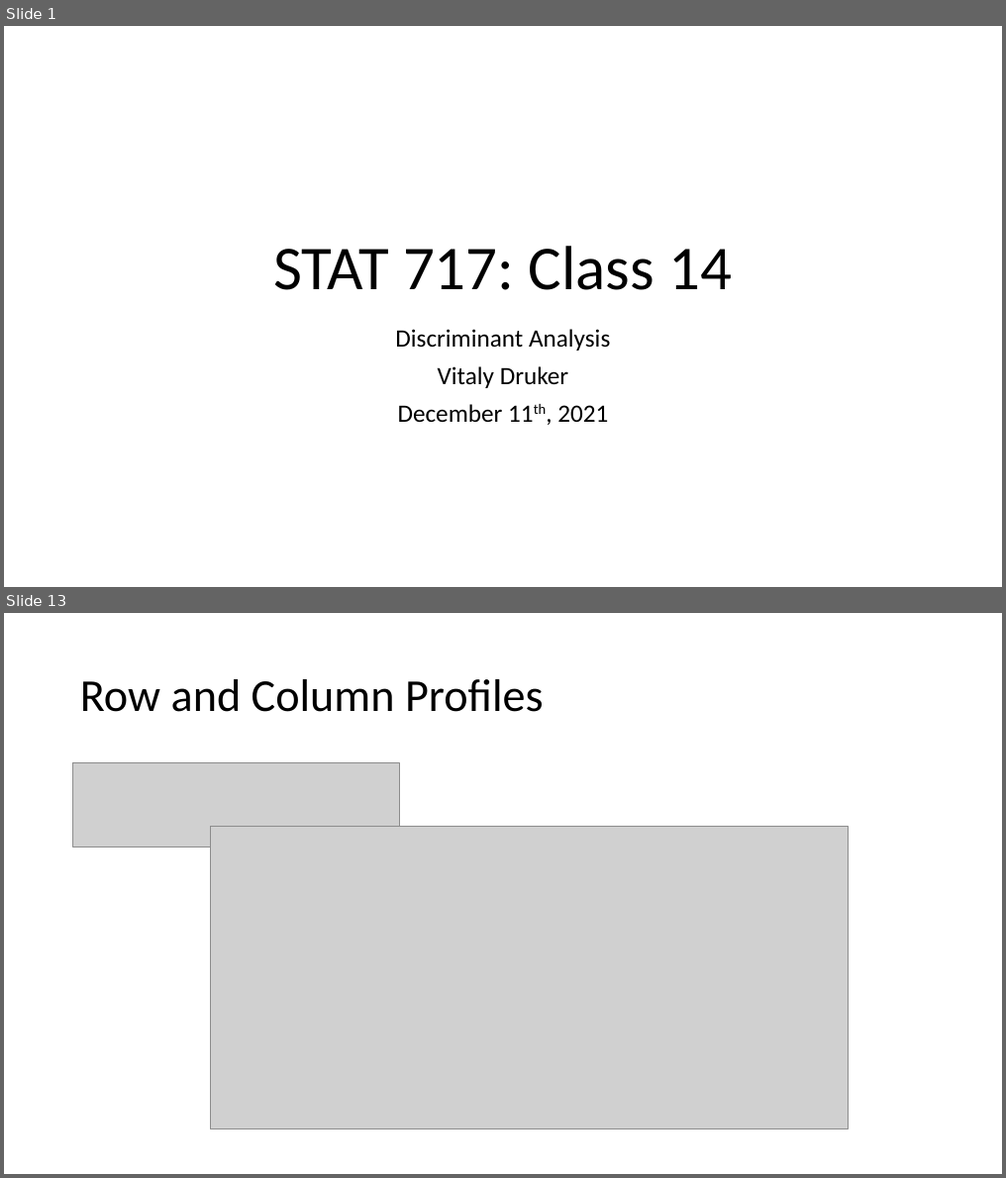
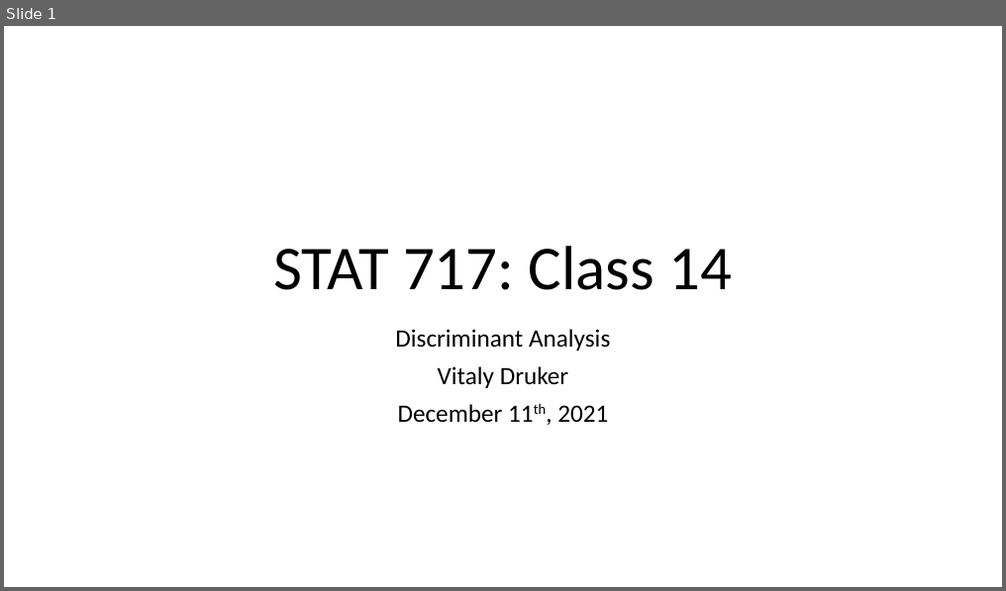
Before and after one commit to hunter-stats/stat717-class-materials, a slide deck: Class 14 Discriminant Analysis.pptx. Shown one above the other, each under a label of ours: slides 1 and 13 before the commit, slide 1 after it; the slides between them are not shown. The pictures are 1006x1178 and 1006x591 pixels, drawn with LibreOffice and Linux fonts; fonts in the diff are those of the drawing; grey boxes stand for pictures. Boxes give left, top, right and bottom in pixels: in the first picture for what was removed or moved away, otherwise in the second. Text is boxed around its words. In the diff, an @@ line names an element or a change of style, - is before the commit and + after.

```diff
--- a/Class 14 Discriminant Analysis.pptx
+++ b/Class 14 Discriminant Analysis.pptx
@@ slide 13 removed at (4,613,1002,1174), background #FFFFFF @@
@@ title removed at (80,679,544,712) @@
-Row and Column Profiles
@@ picture removed at (73,762,399,847) @@
@@ picture removed at (211,827,847,1130) @@
```
Also in this commit, not shown: 10 slides added, 20 other slides removed, 3 other files.
